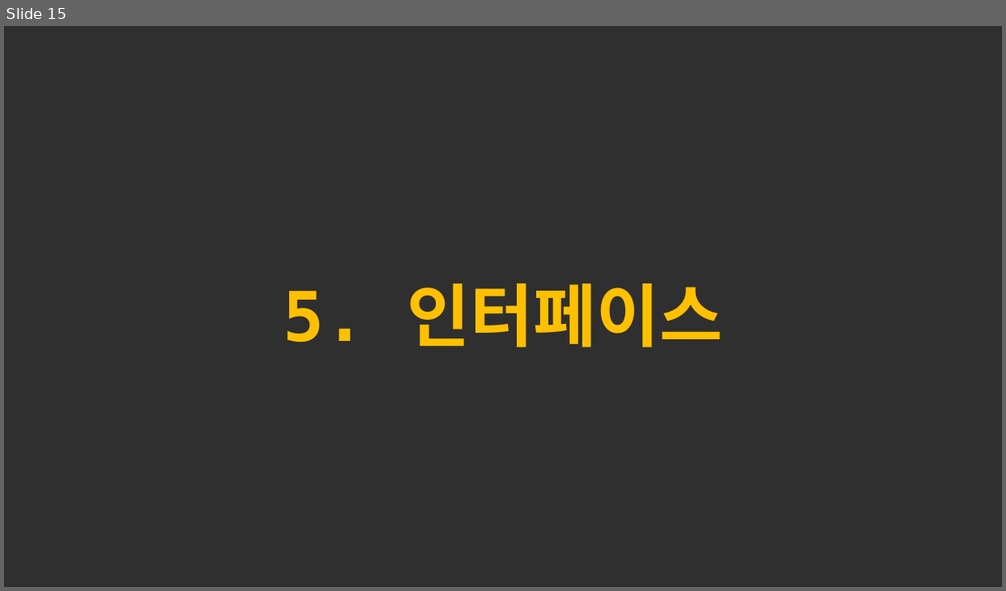
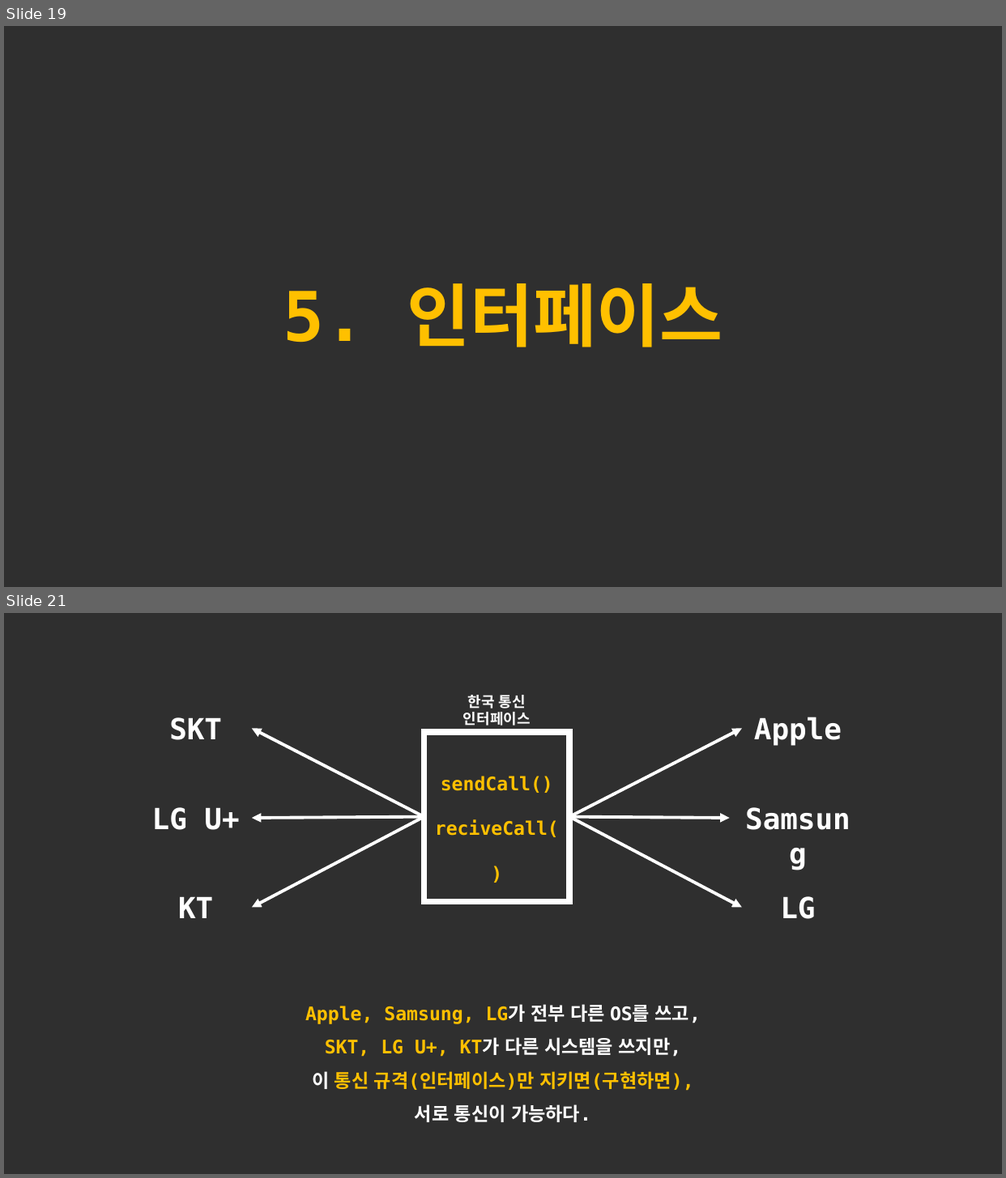
Before and after one commit to forwdevel/Full-Stack, a slide deck: 객체이론정리_2.pptx. Shown one above the other, each under a label of ours: slide 15 before the commit, slides 19 and 21 after it; the slides between them are not shown. The pictures are 1006x591 and 1006x1178 pixels, drawn with LibreOffice and Linux fonts; fonts in the diff are those of the drawing. Boxes give left, top, right and bottom in pixels: in the first picture for what was removed or moved away, otherwise in the second. Text is boxed around its words. In the diff, an @@ line names an element or a change of style, - is before the commit and + after.

Commit message:
Update 객체이론정리_2.pptx
객체 인터페이스까지 전부 완료

```diff
--- a/객체이론정리_2.pptx
+++ b/객체이론정리_2.pptx
@@ slide 21 added at bbox=[4, 613, 1002, 1174], background #2F2F2F @@
@@ group added at bbox=[152, 695, 842, 1024]: 7 texts, 6 arrows, 1 rectangle @@
+sendCall()
+reciveCall()
+한국 통신
+인터페이스
+SKT
+LG U+
+KT
+Apple
+Samsung
+LG
@@ text added at bbox=[305, 1004, 701, 1122], 18 pt, text #FFC000, bold @@
+Apple, Samsung, LG가 전부 다른 OS를 쓰고,
+SKT, LG U+, KT가 다른 시스템을 쓰지만,
+이 통신 규격(인터페이스)만 지키면(구현하면),
+서로 통신이 가능하다.
@@ what was slide 15 is now slide 19 @@
```
Also in this commit, not shown: 1 slide changed, 5 other slides added.
